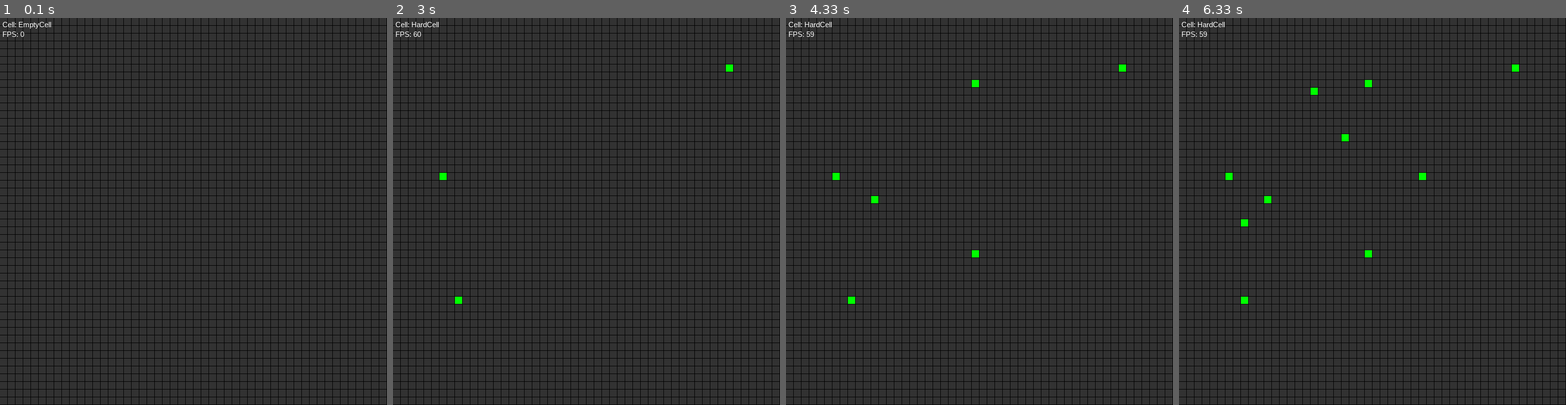
Above: before the commit, frames 1-4 (left to right).
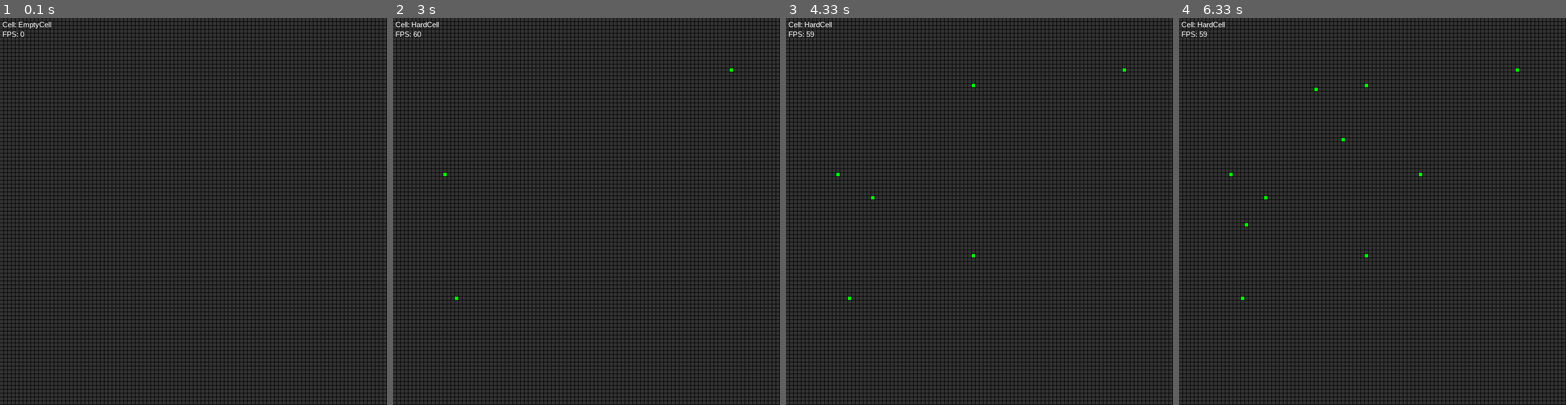
Above: after the commit, the same moments.

Repository: prozacgod/gasblocks
Game: pygame game, started from py_gass_bs.py
Two runs of this game, one before a commit and one after it. Both use one fixed random seed, a clock stepped at 60 frames per second and the inputs below. The source is Python 2; it was converted automatically to run under Python 3.
Inputs (mouse positions are in pixels of both pictures, inside the frame that each line leads up to):
- Up to frame 1 (0.1 s): no input
- Up to frame 2 (3 s): press the mouse at (509, 72) at 0.87 s; move the mouse to (543, 134) at 0.97 s; release the mouse at (574, 192) at 1.1 s; tap Space at 1.17 s; press the mouse at (509, 72) at 1.53 s; move the mouse to (590, 107) at 1.63 s; release the mouse at (667, 141) at 1.77 s; click (454, 296) at 1.92 s; click (733, 68) at 2.25 s; click (443, 172) at 2.75 s
- Up to frame 3 (4.33 s): click (975, 87) at 3.32 s; click (971, 257) at 3.65 s; click (871, 196) at 4.08 s
- Up to frame 4 (6.33 s): click (1248, 226) at 4.48 s; click (1418, 176) at 5.15 s; click (1318, 91) at 5.55 s; click (1345, 137) at 6.05 s

The runs differ from the first frame. In frame 1, 11% of the frame differs, in the area x 0-100%, y 0-100%; in frame 2, 11%; in frame 3, 11%; in frame 4, 12%.

Commit message:
removed specific code from gass simulator base

Diff:
--- a/py_gass_bs.py
+++ b/py_gass_bs.py
@@ -6,6 +6,7 @@
 Font = pygame.font.SysFont("Arial", 15)
 
 size = (800, 800)
+cellSize = 8
 screen = pygame.display.set_mode(size)
 
 def drawText(pos, text, color=(255,255,255), background=None):
@@ -15,7 +16,6 @@
     label = Font.render(text, True, color, background)
   else:
     label = Font.render(text, True, color)
-
   screen.blit(label, pos)
 
 class GasCell:
@@ -40,43 +40,9 @@
   def getColor(self):
     return (50,50,50)
 
-class GasGroup:
-  def __init__(self):
-    self.sources = []
-    self.dests = []
-
-  def addDest(self, dest, sources):
-    valid = False
-    for adest in self.dests:
-      distx = adest[0] - dest[0]
-      disty = adest[1] - dest[1]
-      if ((abs(distx) <= 1) and (abs(disty) <= 1)):
-         valid = True
-
-    if (len(self.dests) == 0):
-      valid = True
-
-    if valid:
-      self.dests += [dest]
-      for source in sources:
-        if not source in self.sources:
-          self.sources += [source]
-
-    return valid
-    #if (source in self.source):
-
-  def containsDest(self, x, y):
-    return (x,y) in self.dests
-
-  def containsSource(self, x, y):
-    return (x,y) in self.sources
-
-
 class GameGrid:
   def __init__(self, w, h):
     self.cells = [[EmptyCell() for x in range(w)] for y in range(h)]
-    self.updates = []
-    self.groups = []
 
   def __getitem__(self, key):
     if (key[0] < 0):
@@ -91,7 +57,6 @@
     if (key[1] >= len(self.cells[0])):
       return HardCell();
 
-
     return self.cells[key[1]][key[0]]
 
   def __setitem__(self, key, value):
@@ -103,72 +68,13 @@
     for row in self.cells:
       x = 0
       for cell in row:
-        surface.fill(cell.getColor(), (x * 16, y * 16, 15, 15))
+        surface.fill(cell.getColor(), (x * cellSize, y * cellSize, cellSize-1, cellSize-1))
         x = x + 1
       y = y + 1
 
-  def updateGas(self):
-    # Find all blocks we want to spread into
-    updates = {}
-    x = 0
-    y = 0
-    for row in self.cells:
-      x = 0
-      for cell in row:
-        if isinstance(cell, GasCell) and cell.pressure > 0:
-          for ix in range(-1,2):
-            for iy in range(-1,2):
-              if not (ix == 0 and iy == 0):
-                xx = ix + x
-                yy = iy + y
-                if isinstance(self[xx, yy], EmptyCell):
-                  if not (xx, yy) in updates:
-                    updates[(xx, yy)] = []
-
-                  updates[(xx, yy)] += [(x,y)]
-
-        x = x + 1
-      y = y + 1
-
-    # Once we have these blocks we seperate them into groups, their source blocks
-    # contribute collectively to their expansion powers.
-    groups = []
-    currentUpdate = updates.keys()
-
-    gasg = GasGroup()
-    while len(currentUpdate) > 0:
-      # this is a bit of a hack, forces a new GasGroup to only be created when we've
-      # exhauasted the list of available destinations, after iterating the list
-
-      createNewGroup = True
-
-      nextUpdate = []
-      for update in currentUpdate:
-        if not gasg.addDest(update, updates[update]):
-          nextUpdate += [update]
-        else:
-          createNewGroup = False
-
-      if createNewGroup:
-        groups += [gasg]
-        gasg = GasGroup()
-
-      currentUpdate = nextUpdate;
-
-    if not gasg in groups:
-      groups += [gasg]
-
-    print "groups: ", len(groups)
-    if (len(groups) > 0):
-      print "group len 0", len(groups[0].dests)
-
-    self.groups = groups
-    self.updates = updates
-
-
-  def renderFoam(self, surface):
-    for update in self.updates:
-      pygame.draw.rect(surface, (255,0,0), (update[0] * 16, update[1] * 16, 16, 16), 1)
+  def update(self):
+    #update self.cells here
+    pass
 
 def processEvent(gg, event):
   global running
@@ -179,11 +85,11 @@
     if event.key == K_ESCAPE:
       running = False
     if event.key == K_SPACE:
-      gg.updateGas();
+      gg.update();
 
   elif event.type == MOUSEBUTTONDOWN:
-    x = event.pos[0]/16
-    y = event.pos[1]/16
+    x = event.pos[0]/cellSize
+    y = event.pos[1]/cellSize
     cell = gg[x,y]
     if event.button == 1:
       if isinstance(cell, HardCell):
@@ -206,11 +112,13 @@
 running = True
 
 def updateData(gg):
+  """Information overlay goes here"""
   global screen
   global clock
   pos = pygame.mouse.get_pos()
-  cellx = pos[0] / 16
-  celly = pos[1] / 16
+
+  cellx = pos[0] / cellSize
+  celly = pos[1] / cellSize
 
   cell = gg[cellx, celly]
 
@@ -219,22 +127,10 @@
     "FPS: " + str(int(clock.get_fps()))
   ]
 
-  if (cellx, celly) in gg.updates:
-    messages += ["Gas Sources"]
-    for source in gg.updates[(cellx, celly)]:
-      messages += [str(source)]
+  # add messages here to display them :P
 
-  for group in gg.groups:
-    if group.containsDest(cellx, celly):
-      messages += ["This is a destination group"]
-      messages += ["Sources: " + ",".join([str(source) for source in group.sources])]
 
-      for dest in group.dests:
-        pygame.draw.rect(screen, (255,255,255), (dest[0] * 16, dest[1] * 16, 16, 16), 1)
-
-      for source in group.sources:
-        screen.fill((0,0,255), (source[0] * 16, source[1] * 16, 15, 15))
-
+  #draws messages
   y = 5
   for message in messages:
     drawText((5,y), message)
@@ -246,13 +142,12 @@
   global clock
   clock = pygame.time.Clock()
 
-  gg = GameGrid(size[0]/16, size[1]/16)
+  gg = GameGrid(size[0]/cellSize, size[1]/cellSize)
   while running:
     processEvents(gg)
     screen.fill((0,0,0))
 
     gg.render(screen)
-    gg.renderFoam(screen)
     updateData(gg)
 
     pygame.display.flip();
